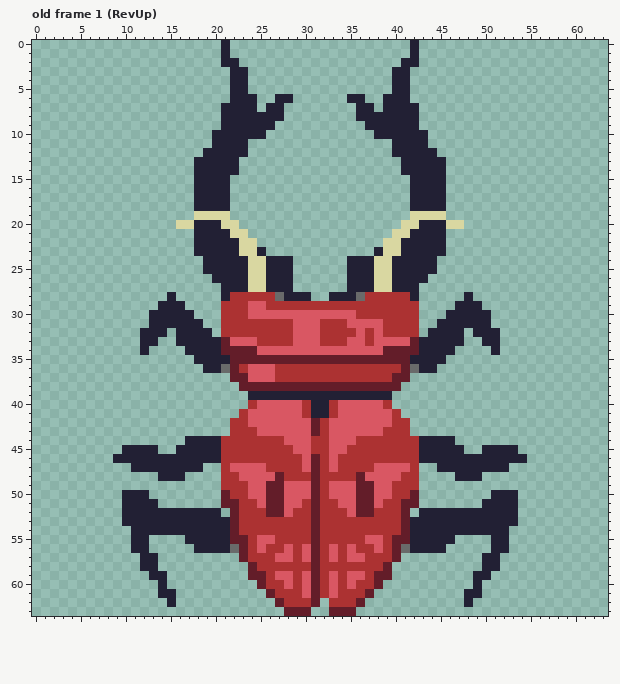
Pixel-art file -- Assets/Assets/Entities/Enemies/Stag/stag_beetle.aseprite. Above is the file before it was changed.
64x64 pixels, 70 frames. Shown: old frame 1 (RevUp). The commit also changed other frames, which this record leaves out.
After:
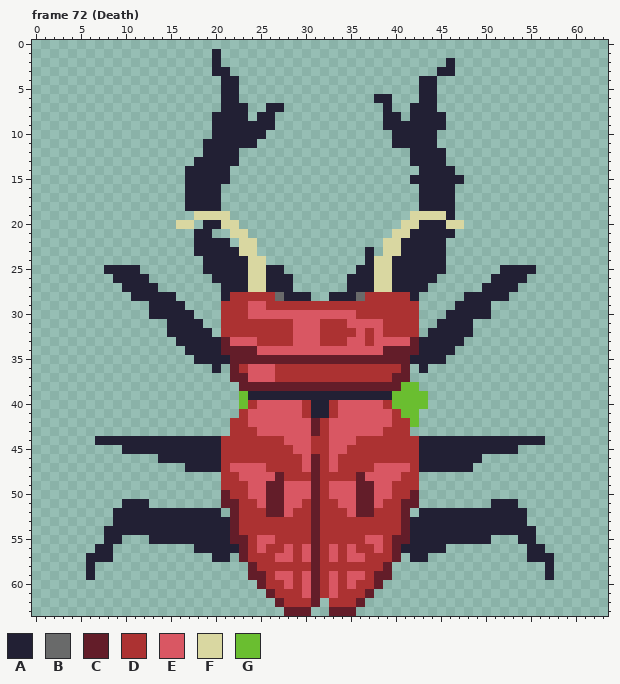
Palette (. is transparent): A #222034  B #696a6a  C #631d29  D #ac3232  E #d95763  F #d9d7a1  G #6abe30
A new or re-ordered frame is compared with the old frame closest to it.
The exact change:
frames 70 -> 95
--- frame 72 (Death) is new; against old frame 1 (RevUp), layers "Body", "Legs"
@@ x 0..63 @@
- 0 .....................A....................A.....................
- 1 .....................A....................A.....................
- 2 .....................AA..................AA.....................
- 3 ......................AA................AA......................
- 4 ......................AA................AA......................
- 5 ......................AA................AA......................
- 6 ......................AAA..AA......AA..AAA......................
- 7 .....................AAAA.AA........AA.AAAA.....................
- 8 .....................AAAAAAA........AAAAAAA.....................
- 9 .....................AAAAAA..........AAAAAA.....................
-10 ....................AAAAAA............AAAAAA....................
-11 ....................AAAA................AAAA....................
-12 ...................AAAAA................AAAAA...................
-13 ..................AAAAA..................AAAAA..................
-14 ..................AAAAA..................AAAAA..................
-15 ..................AAAA....................AAAA..................
-16 ..................AAAA....................AAAA..................
-17 ..................AAAA....................AAAA..................
-18 ..................AAAA....................AAAA..................
-19 ..................FFFF....................FFFF..................
-20 ................FFAAAFF..................FFAAAFF................
-21 ..................AAAAFF................FFAAAA..................
-22 ..................AAAAAFF..............FFAAAAA..................
-23 ..................AAAAAFFA............AFFAAAAA..................
-24 ...................AAAAAFFAAA......AAAFFAAAAA...................
-25 ...................AAAAAFFAAA......AAAFFAAAAA...................
-26 ....................AAAAFFAAA......AAAFFAAAA....................
-27 .....................AAAFFAAA......AAAFFAAA.....................
-28 ...............A.....ADDDDDBAAA..AAABDDDDDA.....A...............
-29 ..............AAA....DDDEEDDDDDDDDDDDDDDDDD....AAA..............
+ 0 ................................................................
+ 1 ....................A...........................................
+ 2 ....................A.........................A.................
+ 3 ....................AA.......................AA.................
+ 4 .....................AA....................AA...................
+ 5 .....................AA....................AA...................
+ 6 .....................AA...............AA...AA...................
+ 7 .....................AAA..AA...........A..AAA...................
+ 8 ....................AAAA.AA............AA.AAAA..................
+ 9 ....................AAAAAAA............AAAAAAA..................
+10 ....................AAAAAA..............AAAAA...................
+11 ...................AAAAAA...............AAAAA...................
+12 ...................AAAA...................AAAA..................
+13 ..................AAAAA...................AAAA..................
+14 .................AAAAA.....................AAAA.................
+15 .................AAAAA....................AAAAAA................
+16 .................AAAA......................AAAA.................
+17 .................AAAA......................AAAA.................
+18 .................AAAA......................AAAA.................
+19 ..................FFFF....................FFFFA.................
+20 ................FF.AAFF..................FFAAAFF................
+21 ..................AA..FF................FFAAAAA.................
+22 ..................AAAA.FF..............FFAAAAA..................
+23 ..................AAAAAFF............A.FFAAAAA..................
+24 ...................AAAAAFF...........AFFAAAAAA..................
+25 ........AAAA.......AAAAAFFAA........AAFFAAAAAA......AAAA........
+26 .........AAAA.......AAAAFFAAA......AAAFFAAAAA......AAAA.........
+27 ..........AAAA.......AAAFFAAA......AAAFFAAAA......AAAA..........
+28 ...........AAAAA.....ADDDDDBAAA..AAABDDDDDA.....AAAAA...........
+29 .............AAAA....DDDEEDDDDDDDDDDDDDDDDD....AAAA.............
 30 .............AAAAA...DDDEEEEEEEEEEEEDDDDDDD...AAAAA.............
-31 .............AAAAAA..DDDDDDDDEEEDDDEEEEDDDD..AAAAAA.............
-32 ............AAA.AAAA.DDDDDDDDEEEDDDDEDEDDDD.AAAA.AAA............
-33 ............AA..AAAAACEEEDDDDEEEDDDEEDEEEECAAAAA..AA............
-34 ............A....AAAACCCCEEEEEEEEEEEEEECCCCAAAA....A............
+31 ...............AAAA..DDDDDDDDEEEDDDEEEEDDDD..AAAA...............
+32 ...............AAAAA.DDDDDDDDEEEDDDDEDEDDDD.AAAAA...............
+33 ................AAAAACEEEDDDDEEEDDDEEDEEEECAAAAA................
+34 .................AAAACCCCEEEEEEEEEEEEEECCCCAAAA.................
 35 ..................AAAACCCCCCCCCCCCCCCCCCCCAAAA..................
-36 ...................AABCDEEEDDDDDDDDDDDDDDCBAA...................
+36 ....................A.CDEEEDDDDDDDDDDDDDDC.A....................
 37 ......................CCEEEDDDDDDDDDDDDDCC......................
-38 .......................CCCCCCCCCCCCCCCCCC.......................
-39 ........................AAAAAAAAAAAAAAAA........................
-40 ........................DEEEEEDAADEEEEED........................
-41 .......................DEEEEEEDAADEEEEEED.......................
-42 ......................DDEEEEEEECDEEEEEEEDD......................
+38 .......................CCCCCCCCCCCCCCCCCCGG.....................
+39 .......................GAAAAAAAAAAAAAAAAGGGG....................
+40 .......................GDEEEEEDAADEEEEEDGGGG....................
+41 .......................DEEEEEEDAADEEEEEEDGG.....................
+42 ......................DDEEEEEEECDEEEEEEEDDG.....................
 43 ......................DDDEEEEEECDEEEEEEDDD......................
-44 .................AAAADDDDDDDEEEDDEEEDDDDDDDAAAA.................
-45 ..........AAAA..AAAAADDDDDDDDEEDDEEDDDDDDDDAAAAA..AAAA..........
-46 .........AAAAAAAAAAAADDDDDDDDDECDEDDDDDDDDDAAAAAAAAAAAA.........
-47 ...........AAAAAAAA..DEEEEDDDDECDEDDDDEEEED..AAAAAAAA...........
-48 ..............AAA....DDEEEECDDDCDDDDCEEEEDD....AAA..............
+44 .......AAAAAAAAAAAAAADDDDDDDEEEDDEEEDDDDDDDAAAAAAAAAAAAAA.......
+45 ..........AAAAAAAAAAADDDDDDDDEEDDEEDDDDDDDDAAAAAAAAAAA..........
+46 ..............AAAAAAADDDDDDDDDECDEDDDDDDDDDAAAAAAA..............
+47 .................AAAADEEEEDDDDECDEDDDDEEEEDAAAAAA...............
+48 .....................DDEEEECDDDCDDDDCEEEEDD.....................
 49 .....................DDDEECCEEECDEEECCEEDDD.....................
-50 ..........AAA........CDDEECCEEECDEEECCEEDDC........AAA..........
-51 ..........AAAA.......CCDDECCEEDCDDEECCEDDCC.......AAAA..........
-52 ..........AAAAAAAAAAA.CDDDCCEDDCDDDECCDDDC.AAAAAAAAAAA..........
-53 ..........AAAAAAAAAAAACDDDDDDDDCDDDDDDDDDCAAAAAAAAAAAA..........
-54 ...........AAAAAAAAAAACDDDDDDDDCDDDDDDDDDCAAAAAAAAAAA...........
-55 ...........AA....AAAAACCDEEDDDDCDDDDDEEDCCAAAAA....AA...........
-56 ...........AA.....AAAABCDEDDEDECDEDEDDEDCBAAAA.....AA...........
-57 ............AA.........CDDDEEDECDEDEEDDDC.........AA............
-58 ............AA..........CDDDDDDCDDDDDDDC..........AA............
-59 .............AA.........CCDEEDECDEDEEDCC.........AA.............
-60 ..............A..........CDDEDECDEDEDDC..........A..............
-61 ..............AA..........CDDDECDEDDDC..........AA..............
-62 ...............A...........CDDDC.DDDC...........A...............
+50 .....................CDDEECCEEECDEEECCEEDDC.....................
+51 ..........AAA........CCDDECCEEDCDDEECCEDDCC........AAA..........
+52 .........AAAAAAAAAAAA.CDDDCCEDDCDDDECCDDDC.AAAAAAAAAAAA.........
+53 .........AAAAAAAAAAAAACDDDDDDDDCDDDDDDDDDCAAAAAAAAAAAAA.........
+54 ........AAAAAAAAAAAAAACDDDDDDDDCDDDDDDDDDCAAAAAAAAAAAAAA........
+55 ........AA...AAAAAAAAACCDEEDDDDCDDDDDEEDCCAAAAAAAAA...AA........
+56 .......AA.........AAAAACDEDDEDECDEDEDDEDCAAAAA.........AA.......
+57 ......AAA...........AA.CDDDEEDECDEDEEDDDC.AA...........AAA......
+58 ......A.................CDDDDDDCDDDDDDDC.................A......
+59 ......A.................CCDEEDECDEDEEDCC.................A......
+60 .........................CDDEDECDEDEDDC.........................
+61 ..........................CDDDECDEDDDC..........................
+62 ...........................CDDDC.DDDC...........................
 63 ............................CCC..CCC............................
Where, in picture pixels (left, top, right, bottom), the same in both pictures:
changed: (185, 40, 293, 274)
changed: (347, 40, 536, 355)
changed: (104, 265, 176, 355)
changed: (203, 364, 248, 409)
changed: (392, 364, 554, 607)
changed: (86, 436, 239, 607)
